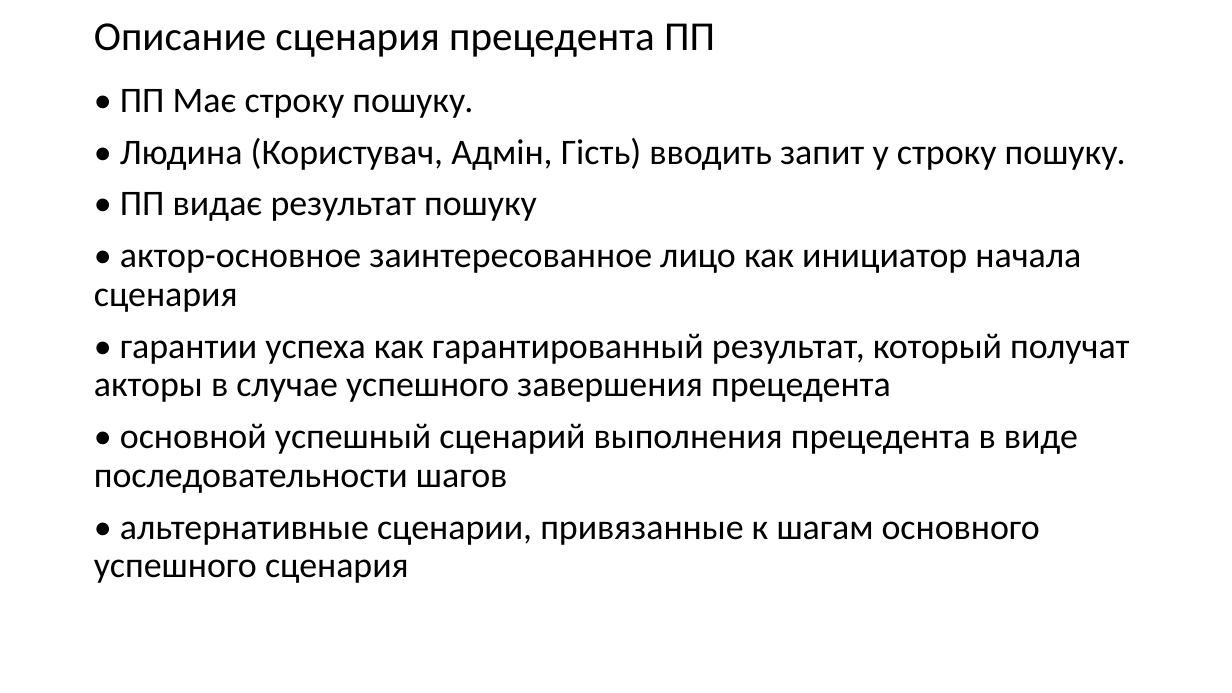
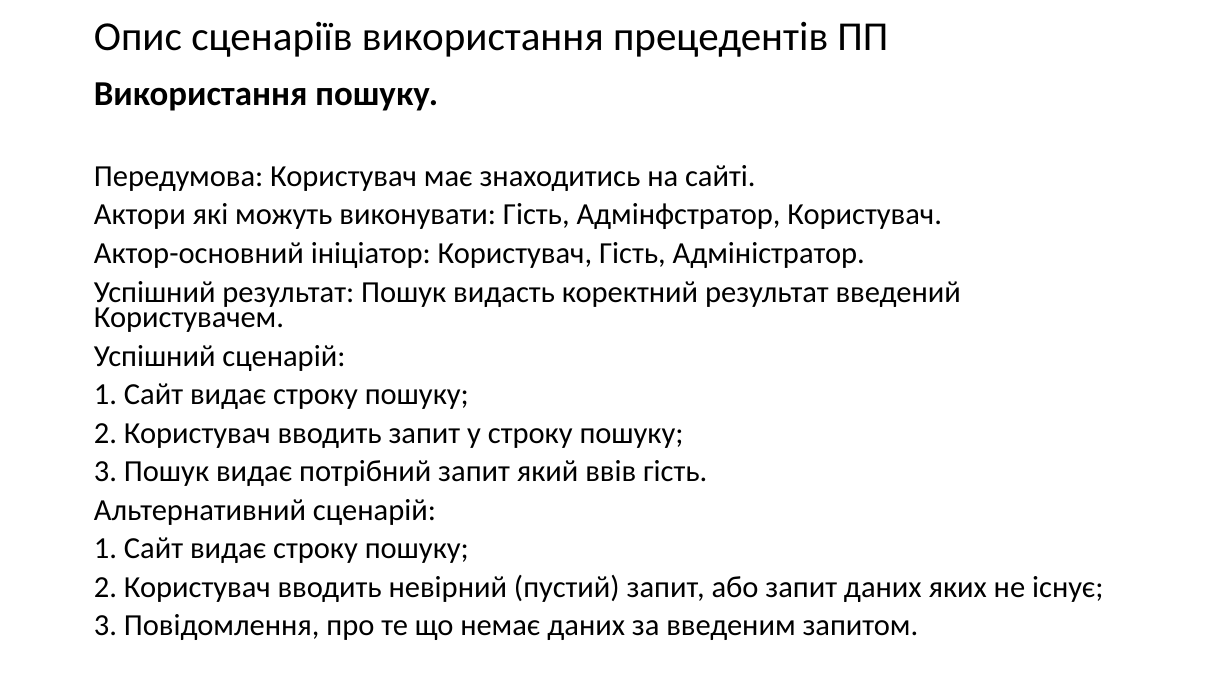
Before and after one commit to elxaz/kursa4AI, a slide deck: slide 4 of pract 2.pptx (slide 5 before the commit). Drawn at 1232x693 pixels with LibreOffice and Linux fonts; fonts in the diff are those of the drawing. Boxes give left, top, right and bottom in pixels: in the first picture for what was removed or moved away, otherwise in the second. Text is boxed around its words. In the diff, an @@ line names an element or a change of style, - is before the commit and + after.

```diff
--- a/pract 2.pptx
+++ b/pract 2.pptx
@@ title at (x1=94, y1=21, x2=888, y2=57): text changed @@
-Описание сценария прецедента ПП
+Опис сценаріїв використання прецедентів ПП
@@ text at (x1=94, y1=82, x2=1103, y2=640): text changed; size 28 to 23.8 pt @@
-• ПП Має строку пошуку.
-• Людина (Користувач, Адмін, Гість) вводить запит у строку пошуку.
-• ПП видає результат пошуку
-• актор-основное заинтересованное лицо как инициатор начала сценария
-• гарантии успеха как гарантированный результат, который получат акторы в случае успешного завершения прецедента
-• основной успешный сценарий выполнения прецедента в виде последовательности шагов
-• альтернативные сценарии, привязанные к шагам основного успешного сценария
+Використання пошуку.
+Передумова: Користувач має знаходитись на сайті.
+Актори які можуть виконувати: Гість, Адмінфстратор, Користувач.
+Актор-основний ініціатор: Користувач, Гість, Адміністратор.
+Успішний результат: Пошук видасть коректний результат введений Користувачем.
+Успішний сценарій:
+1. Сайт видає строку пошуку;
+2. Користувач вводить запит у строку пошуку;
+3. Пошук видає потрібний запит який ввів гість.
+Альтернативний сценарій:
+1. Сайт видає строку пошуку;
+2. Користувач вводить невірний (пустий) запит, або запит даних яких не існує;
+3. Повідомлення, про те що немає даних за введеним запитом.
```
Also in this commit, not shown: 1 other slide changed, 5 slides added, 1 slide removed.
